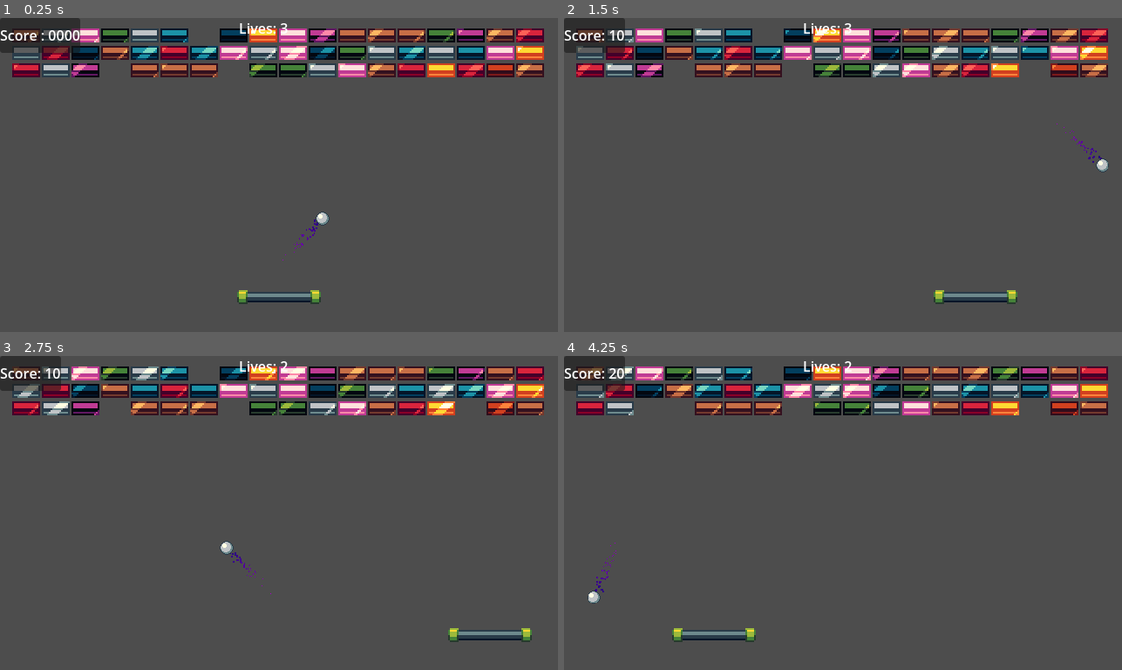
Above: before the commit, frames 1-4 (two rows, left to right).
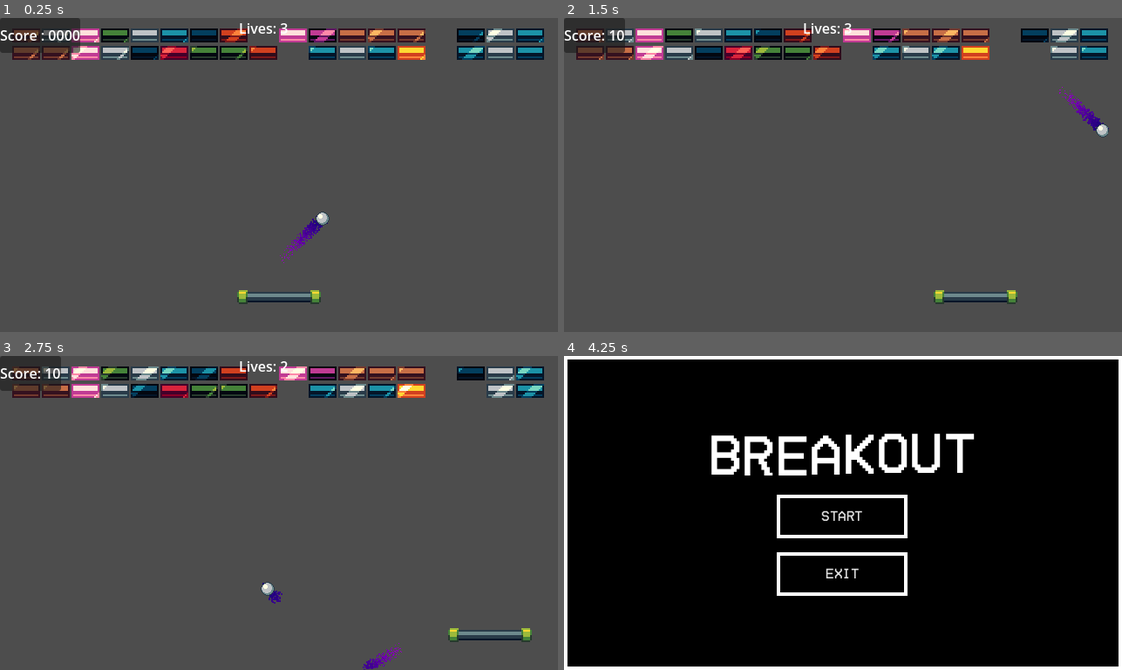
Above: after the commit, the same moments.

Repository: Jetarrow7837/Breakout
Game: Godot game, scene res://scenes/game.tscn
Same seed, same stepped clock (60 frames per second), same inputs: the game is played once before the commit and once after it.
Inputs:
- Up to frame 1 (0.25 s): no input
- Up to frame 2 (1.5 s): hold D (right) 0.53-1.28 s; hold A (left) from 1.28 s (still down)
- Up to frame 3 (2.75 s): release A (left) at 2.03 s; hold D (right) from 2.03 s (still down)
- Up to frame 4 (4.25 s): release D (right) at 3.53 s; hold A (left) from 3.53 s (still down); tap Escape (ui_cancel) at 4.15 s

The runs differ from the first frame. In frame 1, 8.4% of the frame differs, in the area x 2-98%, y 3-79%; in frame 2, 8.7%; in frame 3, 8.4%; in frame 4, 99%, in the area x 0-100%, y 0-100%.

Commit message:
added lvls , random spwan chance , increasing rows and main menue
all WIP

Diff:
--- a/Scripts/game.gd
+++ b/Scripts/game.gd
@@ -3,37 +3,52 @@
 @export var life: Label
 
 @export var score_lb: Label
+##
 
 var score: int = 0000
 var lives = 3
-var rows:= randi_range(2,6)
+var rng = RandomNumberGenerator.new()
+ #set to 100-chance to get chance
+var spawn_chance = 5:
+	set(value):
+		spawn_chance = clampi(value , 2 , 100)
+var Level : int = 1
+##
+var max_rows = 2 :
+	set(value):
+		max_rows = clampi(value, 2 , 8)
+var min_rows = 2 :
+	set(value):
+		min_rows = clampi(value, 2 , max_rows)
 var cols := 18
+var rows : int
+
+##
 var margin_h:= 30
 var margin_v:= 20
 var gap_up_down := 20
 var gap_left_right := 34
-var rng =RandomNumberGenerator.new()
-
 func _ready() -> void:
 	rng.seed = 12345
-	for r in rows:
-		for c in cols:
-			var rnum = rng.randi_range(0,15)
-			if rnum > 0:
-				var new_bick : Brick = brick.instantiate()
-				add_child(new_bick)
-				new_bick.connect(&"Scored", update_score)
-				var brick_type := rng.randi_range(0, new_bick.sprite.vframes - 1)
-				new_bick.sprite.frame_coords.y = brick_type
-				new_bick.sprite.frame_coords.x = rng.randi_range(0, new_bick.sprite.hframes - 1)
-				new_bick.position = Vector2(margin_h + (gap_left_right * c), margin_v + (gap_up_down * r))
+
+	setup_lv()
 
 
 
 
 
 func _process(_delta: float) -> void:
+	var bricks := get_tree().get_nodes_in_group("Brick")
+	if bricks.size() == 1:
+		min_rows += 1
+		max_rows += 1
+		spawn_chance += 5
+		Level += 1
+		setup_lv()
 
+
+	if Input.is_action_just_pressed("ui_cancel"):
+		get_tree().change_scene_to_file("res://scenes/main_menu.tscn")
 	if lives<=0:
 		await get_tree().create_timer(1).timeout
 		get_tree().reload_current_scene()
@@ -43,7 +58,19 @@
 
 
 
-
+func setup_lv():
+	rows = rng.randi_range(min_rows,max_rows)
+	for r in rows:
+		for c in cols:
+			var rnum = rng.randi_range(0,spawn_chance)
+			if rnum > 0:
+				var new_bick : Brick = brick.instantiate()
+				add_child(new_bick)
+				new_bick.connect(&"Scored", update_score)
+				var brick_type := rng.randi_range(0, new_bick.sprite.vframes - 1)
+				new_bick.sprite.frame_coords.y = brick_type
+				new_bick.sprite.frame_coords.x = rng.randi_range(0, new_bick.sprite.hframes - 1)
+				new_bick.position = Vector2(margin_h + (gap_left_right * c), margin_v + (gap_up_down * r))
 
 func update_score():
 
--- /dev/null
+++ b/UI/main_menu.gd
@@ -0,0 +1,9 @@
+extends Control
+
+
+func _on_play_button_pressed() -> void:
+	get_tree().change_scene_to_file("res://scenes/game.tscn")
+
+
+func _on_quit_button_pressed() -> void:
+	get_tree().quit()
--- a/UI/menu_theme.tres
+++ b/UI/menu_theme.tres
@@ -1,17 +1,26 @@
 [gd_resource type="Theme" format=3 uid="uid://dd2gasv2vykvn"]
 
 [ext_resource type="StyleBox" uid="uid://0iifkiql78x2" path="res://UI/Flat_styleBox_menu.tres" id="1_ptyj5"]
+[ext_resource type="FontFile" uid="uid://cjx4ajqgsgdwa" path="res://UI/HomeVideo-Regular.otf" id="2_lk8tw"]
 
-[sub_resource type="StyleBoxFlat" id="StyleBoxFlat_ptyj5"]
-bg_color = Color(0, 0, 0, 1)
+[sub_resource type="StyleBoxFlat" id="StyleBoxFlat_lk8tw"]
+bg_color = Color(0, 1, 0, 1)
 border_width_left = 4
 border_width_top = 4
 border_width_right = 4
 border_width_bottom = 4
 border_color = Color(1, 1, 1, 1)
 
-[sub_resource type="StyleBoxFlat" id="StyleBoxFlat_lk8tw"]
-bg_color = Color(0, 0, 0, 1)
+[sub_resource type="StyleBoxFlat" id="StyleBoxFlat_46oc6"]
+bg_color = Color(0, 1, 0, 1)
+border_width_left = 4
+border_width_top = 4
+border_width_right = 4
+border_width_bottom = 4
+border_color = Color(1, 1, 1, 1)
+
+[sub_resource type="StyleBoxFlat" id="StyleBoxFlat_0kbdb"]
+bg_color = Color(0, 1, 1, 1)
 border_width_left = 4
 border_width_top = 4
 border_width_right = 4
@@ -19,11 +28,14 @@
 border_color = Color(1, 1, 1, 1)
 
 [resource]
-Button/styles/focus = SubResource("StyleBoxFlat_ptyj5")
-Button/styles/hover = SubResource("StyleBoxFlat_lk8tw")
+default_font = ExtResource("2_lk8tw")
+default_font_size = 16
+Button/styles/focus = SubResource("StyleBoxFlat_lk8tw")
+Button/styles/hover = SubResource("StyleBoxFlat_46oc6")
 Button/styles/normal = ExtResource("1_ptyj5")
-Button/styles/pressed = ExtResource("1_ptyj5")
+Button/styles/pressed = SubResource("StyleBoxFlat_0kbdb")
 PanelContainer/styles/panel = ExtResource("1_ptyj5")
 RichTextLabel/colors/default_color = Color(1, 1, 1, 1)
 RichTextLableMenu/base_type = &"RichTextLabel"
 RichTextLableMenu/font_sizes/normal_font_size = 64
+VBoxContainer/constants/separation = 16
--- /dev/null
+++ b/UI/play_button.gd
@@ -0,0 +1 @@
+extends Button
--- a/project.godot
+++ b/project.godot
@@ -29,6 +29,10 @@
 "res://scenes/": "blue"
 }
 
+[global_group]
+
+Brick=""
+
 [input]
 
 start={
--- a/scenes/ball.tscn
+++ b/scenes/ball.tscn
@@ -37,7 +37,7 @@
 
 [node name="CPUParticles2D" type="CPUParticles2D" parent="." unique_id=393177563]
 z_index = -1
-amount = 100
+amount = 1000
 texture = SubResource("AtlasTexture_f7cbr")
 lifetime = 0.4
 emission_shape = 1
--- a/scenes/brick.tscn
+++ b/scenes/brick.tscn
@@ -10,7 +10,7 @@
 [sub_resource type="RectangleShape2D" id="RectangleShape2D_5l4w1"]
 size = Vector2(32, 16)
 
-[node name="Brick" type="RigidBody2D" unique_id=725239658]
+[node name="Brick" type="RigidBody2D" unique_id=725239658 groups=["Brick"]]
 physics_material_override = SubResource("PhysicsMaterial_0w5h4")
 gravity_scale = 0.0
 lock_rotation = true
--- a/scenes/main_menu.tscn
+++ b/scenes/main_menu.tscn
@@ -2,6 +2,7 @@
 
 [ext_resource type="Theme" uid="uid://dd2gasv2vykvn" path="res://UI/menu_theme.tres" id="1_ekxnf"]
 [ext_resource type="PackedScene" uid="uid://c2tun2rsuefh8" path="res://UI/play_button.tscn" id="1_l6cm7"]
+[ext_resource type="Script" uid="uid://dvu0booq1vr0d" path="res://UI/main_menu.gd" id="2_bqqt6"]
 
 [node name="MainMenu" type="Control" unique_id=1650336010]
 layout_mode = 3
@@ -11,6 +12,7 @@
 grow_horizontal = 2
 grow_vertical = 2
 theme = ExtResource("1_ekxnf")
+script = ExtResource("2_bqqt6")
 
 [node name="PanelContainer" type="PanelContainer" parent="." unique_id=1267784474]
 layout_mode = 1
@@ -28,7 +30,8 @@
 [node name="RichTextLabel" type="RichTextLabel" parent="PanelContainer/VBoxContainer" unique_id=587732080]
 layout_mode = 2
 theme_type_variation = &"RichTextLableMenu"
-text = "Title Screen"
+bbcode_enabled = true
+text = "[wave]BREAKOUT"
 fit_content = true
 autowrap_mode = 0
 
@@ -41,3 +44,6 @@
 layout_mode = 2
 size_flags_horizontal = 4
 text = "Exit"
+
+[connection signal="pressed" from="PanelContainer/VBoxContainer/PlayButton" to="." method="_on_play_button_pressed"]
+[connection signal="pressed" from="PanelContainer/VBoxContainer/QuitButton" to="." method="_on_quit_button_pressed"]
Binary file added: UI/HomeVideo-Bold.otf
Not shown, added: UI/HomeVideo-Bold.otf.import
Binary file added: UI/HomeVideo-Regular.otf
Not shown, added: UI/HomeVideo-Regular.otf.import
Not shown, added: UI/main_menu.gd.uid
Not shown, added: UI/play_button.gd.uid
